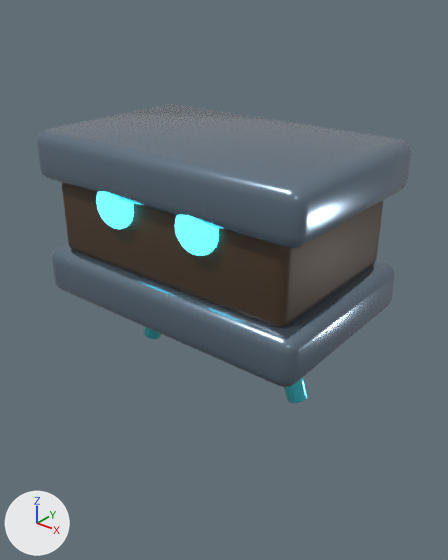
An edit to the glTF model public/models/pets/mimic_v5.glb, drawn before and after from the same camera.
Both versions are drawn from a 50 mm lens placed at (1.49, -1.83, 0.88), pointed at (0.06, -0.04, -0.23). Lighting does not change. The marker at lower left points along +X, +Y and +Z. The older version comes first. Where no turn or scale is listed for an object, it has been applied to the vertices. Vertices at exactly the same position are counted once.

In view in the first picture: 'BOOKLING_COVER_BOTTOM_PRIMARY', 'BOOKLING_COVER_TOP_PRIMARY', 'BOOKLING_LEG_ACCENT', 'BOOKLING_LEG_ACCENT.001', 'BOOKLING_PAGES_SECONDARY', 'EYE_EMISSIVE', 'EYE_EMISSIVE.001', 'EYE_EMISSIVE.003' and 1 more.
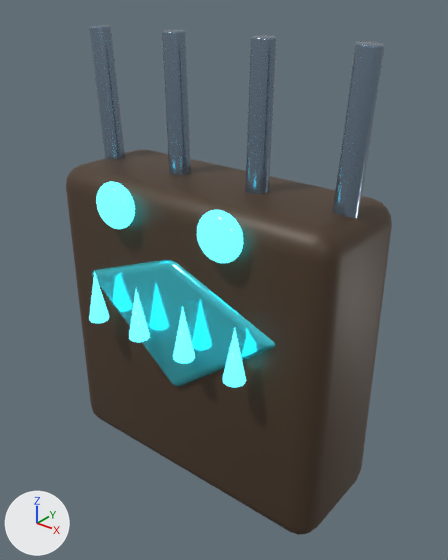
The newer file is also turned or shifted as a whole; pictures and numbers use the older file's frame.

Location of each change, (x1, y1, x2, y2) in pixels of the pictures (448 x 560 px):
'RACK_BODY_SECONDARY', added (brown)
    after: (66, 149, 392, 535)
'BOOKLING_COVER_TOP_PRIMARY', deleted
    before: (37, 104, 411, 249)
'BOOKLING_PAGES_SECONDARY', deleted
    before: (62, 183, 383, 327)
'BOOKLING_COVER_BOTTOM_PRIMARY', deleted
    before: (52, 244, 395, 387)
'RACK_MOUTH_ACCENT', added (cyan)
    after: (92, 260, 275, 387)
'FALSE_WEAPON_PRIMARY.003', added
    after: (333, 42, 385, 218)
'FALSE_WEAPON_PRIMARY.002', added
    after: (245, 35, 277, 194)
'FALSE_WEAPON_PRIMARY.001', added
    after: (162, 30, 191, 175)
'FALSE_WEAPON_PRIMARY', added
    after: (89, 25, 125, 159)
'EYE_EMISSIVE.001', moved
    before: (175, 215, 219, 256)
    after: (197, 210, 243, 263)
'RACK_TOOTH_EMISSIVE.003', added (cyan)
    after: (223, 328, 246, 387)
'RACK_TOOTH_EMISSIVE.002', added (cyan)
    after: (173, 306, 195, 364)
'RACK_TOOTH_EMISSIVE.001', added (cyan)
    after: (129, 289, 150, 342)
'RACK_TOOTH_EMISSIVE', added (cyan)
    after: (89, 271, 109, 323)
'BOOKLING_LEG_ACCENT.001', deleted (cyan)
    before: (284, 377, 308, 403)
'EYE_EMISSIVE.003', deleted
    before: (175, 215, 218, 256)
'BOOKLING_LEG_ACCENT', deleted
    before: (143, 326, 161, 339)

What the commit changed:
me_sphere_841 is used by ob_eye_emissive_001; location (0.2, -0.36, 0.12).
me_sphere_841 had 266 vertices, 528 faces and spanned x -0.09..0.09, y -0.05..0.05, z -0.09..0.09.
me_sphere_841 now has 266 vertices, 528 faces and spans x 0.009..0.189, y -0.05..0.05, z -0.09..0.09.
me_sphere_841 part 1: the whole mesh is moved by (0.099, 0.0, 0.0).
Mesh me_cone_364 is new.
It has 49 vertices, 94 faces and spans x -0.041..0.041, y -0.041..0.041, z -0.109..0.109.
It uses material mat_deep_emissive (cyan #307c8b, glowing cyan #50edff).
Mesh me_rack_mouth_001 is new.
It has 152 vertices, 300 faces and spans x -0.468..0.468, y -0.273..0.273, z -0.237..0.32.
It uses material mat_deep_accent (cyan #50ddeb).
Mesh me_cylinder_637 is new.
It has 144 vertices, 284 faces and spans x -0.09..0.09, y -0.04..0.04, z -0.86..0.86.
It uses material mat_deep_primary (greyish blue #8497aa).
Mesh me_cylinder_636 is new.
It has 144 vertices, 284 faces and spans x -0.06..0.06, y -0.04..0.04, z -0.86..0.86.
It uses material mat_deep_primary (greyish blue #8497aa).
Mesh me_cylinder_635 is new.
It has 144 vertices, 284 faces and spans x -0.06..0.06, y -0.04..0.04, z -0.86..0.86.
It uses material mat_deep_primary (greyish blue #8497aa).
Mesh me_cylinder_634 is new.
It has 144 vertices, 284 faces and spans x -0.09..0.09, y -0.04..0.04, z -0.86..0.86.
It uses material mat_deep_primary (greyish blue #8497aa).
Mesh me_cube_173 is new.
It has 152 vertices, 300 faces and spans x -0.64..0.64, y -0.25..0.25, z -0.64..0.64.
It uses material mat_deep_secondary (brown #4d3c2c).
Object 'BOOKLING_COVER_TOP_PRIMARY' (ob_bookling_cover_top_primary) is deleted.
Object 'BOOKLING_COVER_BOTTOM_PRIMARY' (ob_bookling_cover_bottom_primary) is deleted.
Object 'BOOKLING_PAGES_SECONDARY' (ob_bookling_pages_secondary) is deleted.
Object 'BOOKLING_LEG_ACCENT' (ob_bookling_leg_accent) is deleted.
Object 'BOOKLING_LEG_ACCENT.001' (ob_bookling_leg_accent_001) is deleted.
Object 'EYE_EMISSIVE.003' (ob_eye_emissive_003) is deleted.
Object 'RACK_TOOTH_EMISSIVE.003' (ob_rack_tooth_emissive_003) is new; it shows me_cone_364.
Its location is (0.401, -0.407, -0.27).
Object 'RACK_TOOTH_EMISSIVE.002' (ob_rack_tooth_emissive_002) is new; it shows a copy of me_cone_364.
Its location is (0.167, -0.407, -0.27).
Object 'RACK_TOOTH_EMISSIVE.001' (ob_rack_tooth_emissive_001) is new; it shows a copy of me_cone_364.
Its location is (-0.067, -0.407, -0.27).
Object 'RACK_TOOTH_EMISSIVE' (ob_rack_tooth_emissive) is new; it shows a copy of me_cone_364.
Its location is (-0.301, -0.407, -0.27).
Object 'RACK_MOUTH_ACCENT' (ob_rack_mouth_accent) is new; it shows me_rack_mouth_001.
Its location is (0.05, -0.079, -0.364).
Object 'FALSE_WEAPON_PRIMARY.003' (ob_false_weapon_primary_003) is new; it shows me_cylinder_637.
Its location is (0.582, -0.079, -0.145).
Object 'FALSE_WEAPON_PRIMARY.002' (ob_false_weapon_primary_002) is new; it shows me_cylinder_636.
Its location is (0.238, -0.079, -0.145).
Object 'FALSE_WEAPON_PRIMARY.001' (ob_false_weapon_primary_001) is new; it shows me_cylinder_635.
Its location is (-0.122, -0.079, -0.145).
Object 'FALSE_WEAPON_PRIMARY' (ob_false_weapon_primary) is new; it shows me_cylinder_634.
Its location is (-0.482, -0.079, -0.145).
Object 'RACK_BODY_SECONDARY' (ob_rack_body_secondary) is new; it shows me_cube_173.
Its location is (0.05, -0.079, -0.442).
